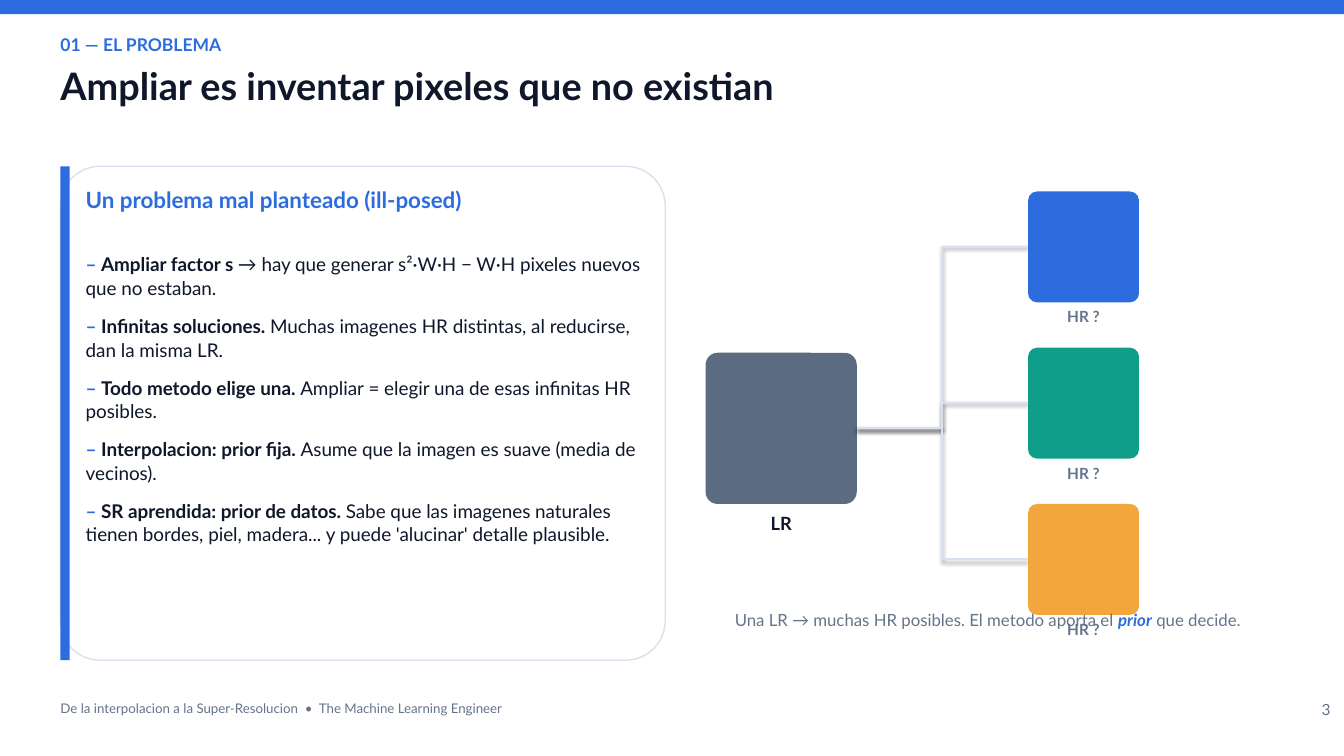
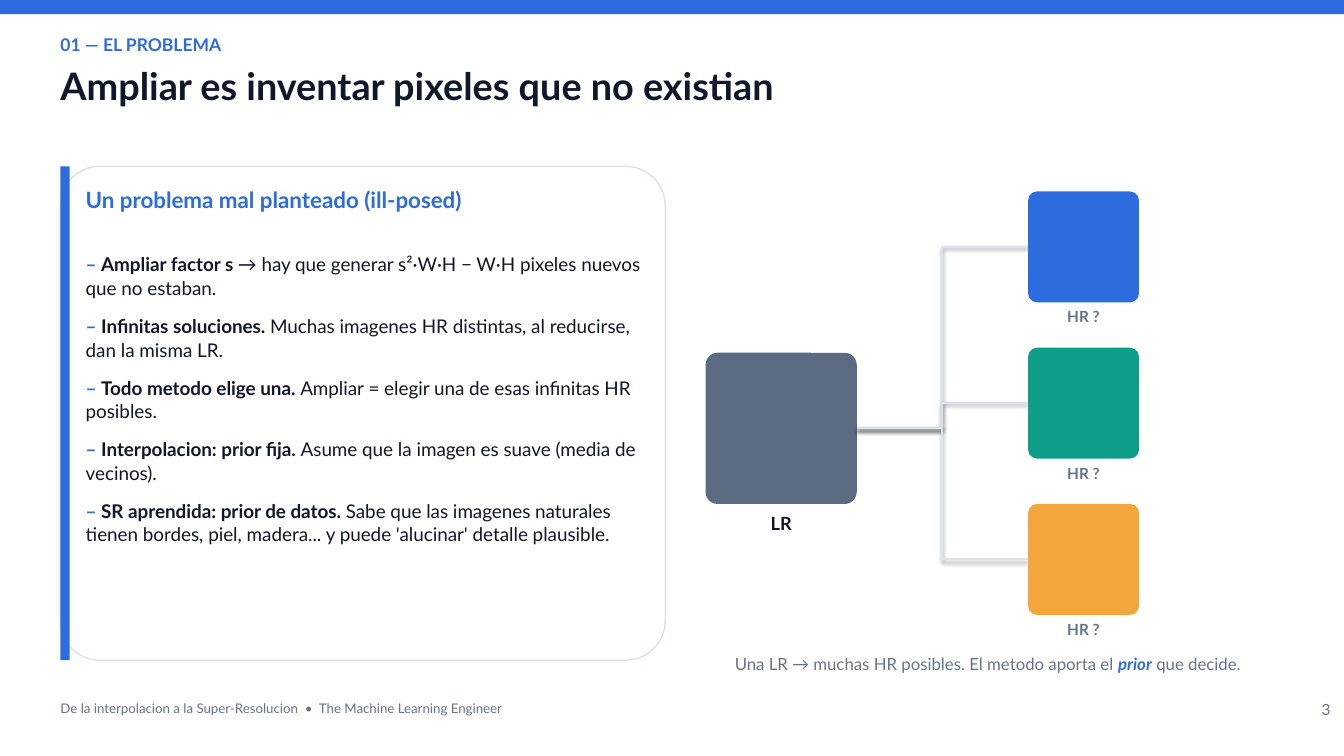
Before and after one commit to olonok69/LLM_Notebooks, a slide deck: slide 5 of image/operations/zoom/Super_Resolucion_Presentacion.pptx (slide 4 before the commit). Drawn at 1344x756 pixels with LibreOffice and Linux fonts; fonts in the diff are those of the drawing. Boxes give left, top, right and bottom in pixels: in the first picture for what was removed or moved away, otherwise in the second. Text is boxed around its words. In the diff, an @@ line names an element or a change of style, - is before the commit and + after.

```diff
--- a/image/operations/zoom/Super_Resolucion_Presentacion.pptx
+++ b/image/operations/zoom/Super_Resolucion_Presentacion.pptx
@@ text "Una LR → muchas HR ...": place and size @@
-text "Una LR → muchas HR ..." at <box>735,612,1241,630</box>
+text "Una LR → muchas HR ..." at <box>735,657,1241,673</box>
```
Also in this commit, not shown: 2 other slides changed, 1 slide added, 1 other file.
